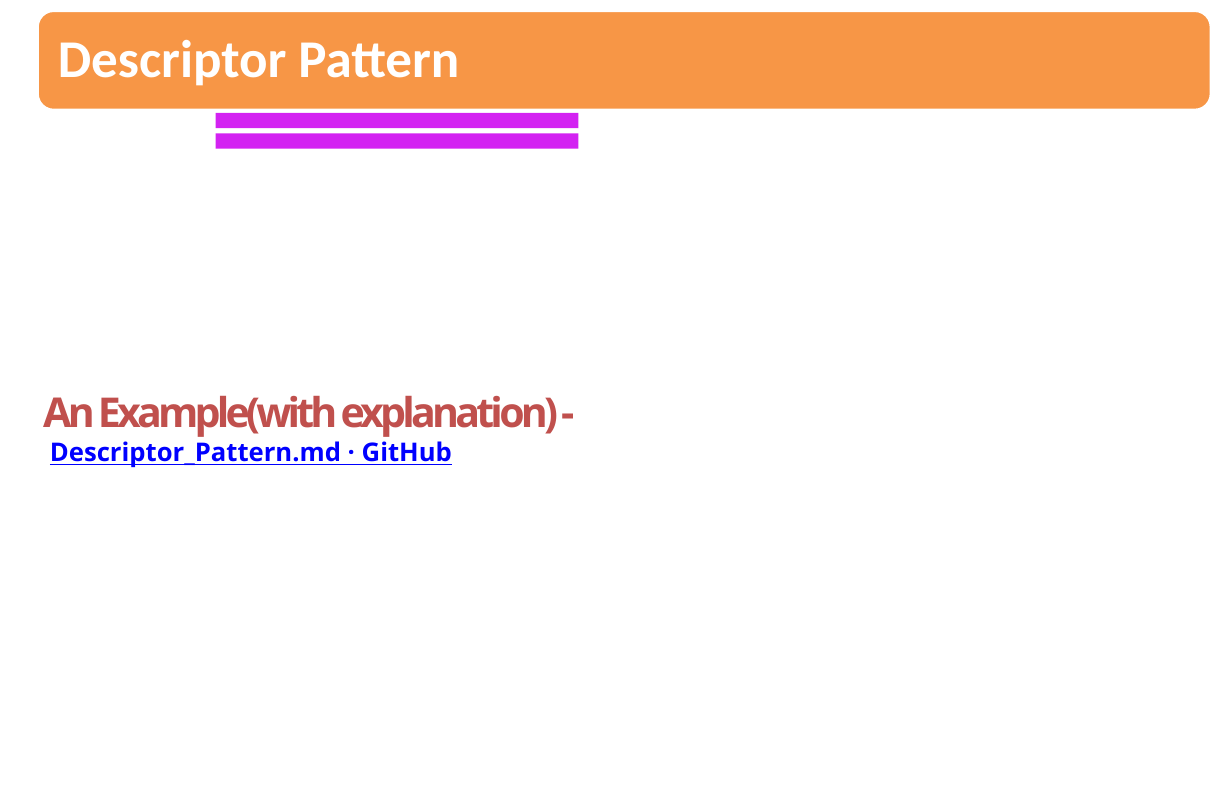
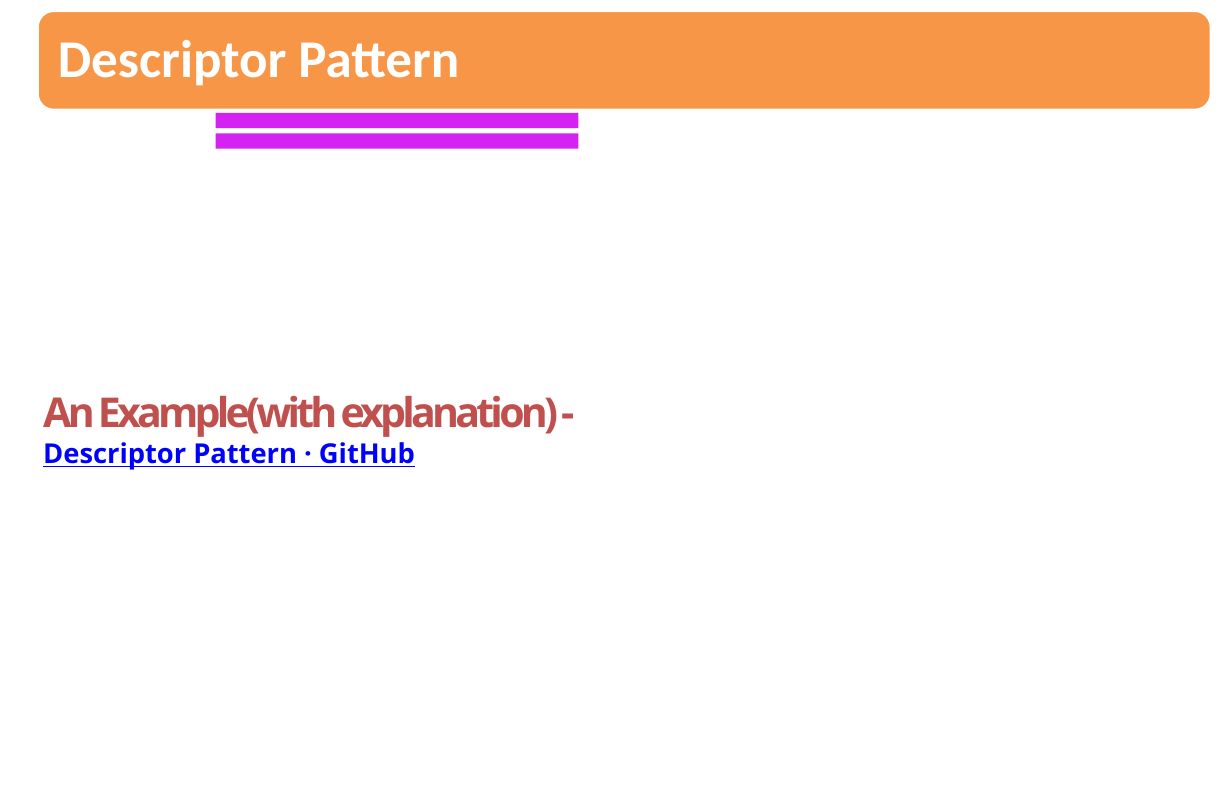
Before and after one commit to sandipray63in/Some_Self_Learning_Decks, a slide deck: slide 44 of Programming Paradigms.pptx. Drawn at 1232x801 pixels with LibreOffice and Linux fonts; fonts in the diff are those of the drawing. Boxes give left, top, right and bottom in pixels: in the first picture for what was removed or moved away, otherwise in the second. Text is boxed around its words. In the diff, an @@ line names an element or a change of style, - is before the commit and + after.

```diff
--- a/Programming Paradigms.pptx
+++ b/Programming Paradigms.pptx
@@ text at [43,442,415,470]: text changed; size 15 to 16 pt @@
-Descriptor_Pattern.md · GitHub
+Descriptor Pattern · GitHub
```
Also in this commit, not shown: 1 other slide changed.
